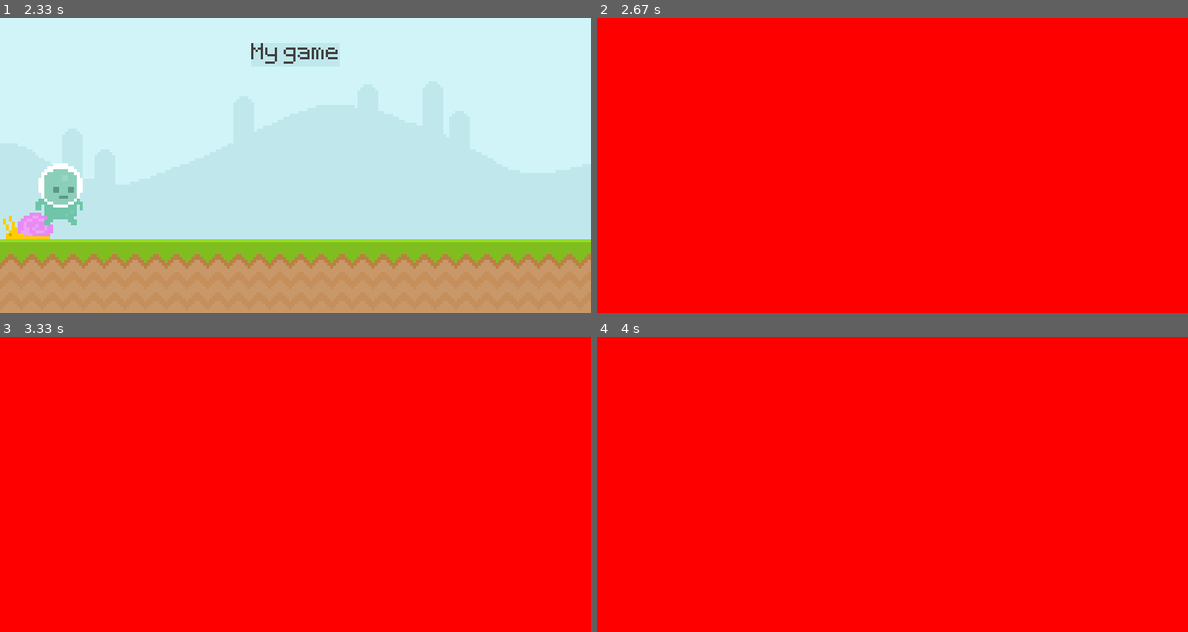
Above: before the commit, frames 1-4 (two rows, left to right).
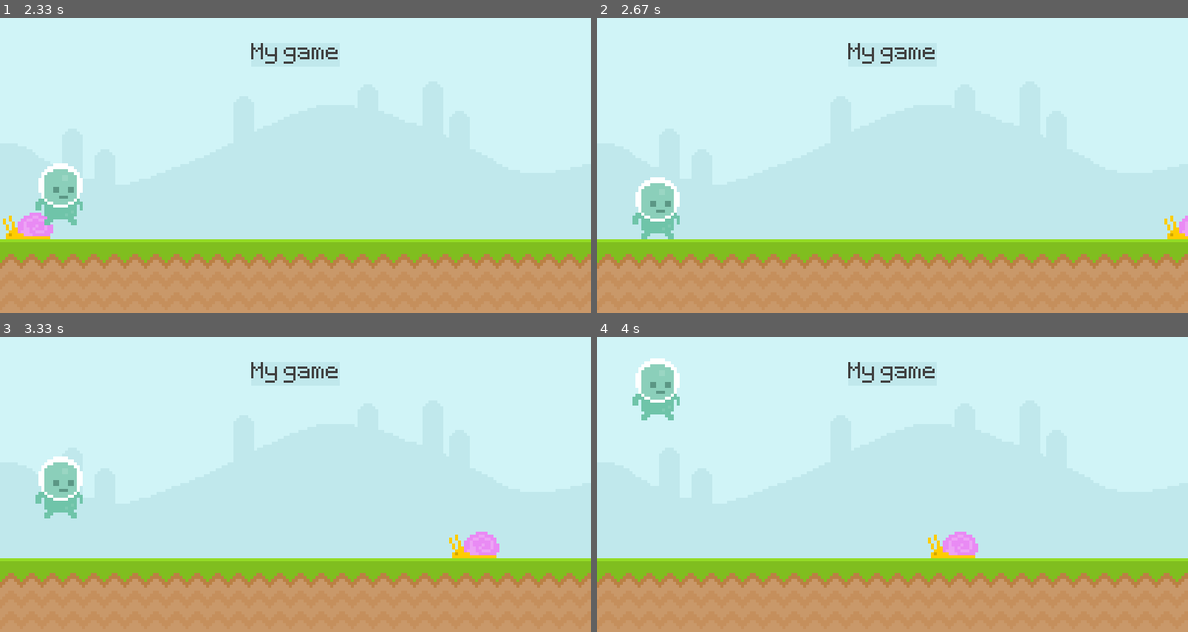
Above: after the commit, the same moments.

Repository: WebDevJasonCameron/pygame_study
Game: pygame game, started from pygame_intro/runner_game.py
Two runs of this game, one before a commit and one after it. Both use one fixed random seed, a clock stepped at 60 frames per second and the inputs below.
Inputs (mouse positions are in pixels of both pictures, inside the frame that each line leads up to):
- Up to frame 1 (2.33 s): tap Space at 0.33, 1.4, 1.7, 2.23 s; click (295, 183) at 0.72 s; click (59, 206) at 1.05 s
- Up to frame 2 (2.67 s): tap Space at 2.53 s
- Up to frame 3 (3.33 s): tap Space at 2.73, 3.03 s
- Up to frame 4 (4 s): tap Space at 3.63, 3.93 s

Frame 1 is identical in both runs. In frame 2, 100% of the frame differs, in the area x 0-100%, y 0-100%; in frame 3, 100%; in frame 4, 100%.

Commit message:
reset the game when fail

Diff:
--- a/pygame_intro/runner_game.py
+++ b/pygame_intro/runner_game.py
@@ -43,14 +43,19 @@
         if event.type == pygame.QUIT:
             pygame.quit()
             exit()
-        if event.type == pygame.MOUSEBUTTONDOWN:
-            if player_rect.bottom >= 300:
-                if player_rect.collidepoint(event.pos):
-                    player_gravity = -20
-        if event.type == pygame.KEYDOWN:
-            if player_rect.bottom >= 300:
-                if event.key == pygame.K_SPACE:
-                    player_gravity = -20
+        if game_active:
+            if event.type == pygame.MOUSEBUTTONDOWN:
+                if player_rect.bottom >= 300:
+                    if player_rect.collidepoint(event.pos):
+                        player_gravity = -20
+            if event.type == pygame.KEYDOWN:
+                if player_rect.bottom >= 300:
+                    if event.key == pygame.K_SPACE:
+                        player_gravity = -20
+        else:
+            if event.type == pygame.KEYDOWN and event.key == pygame.K_SPACE:
+                game_active = True
+                snail_rect.left = 800
 
     if game_active:
         # bg
